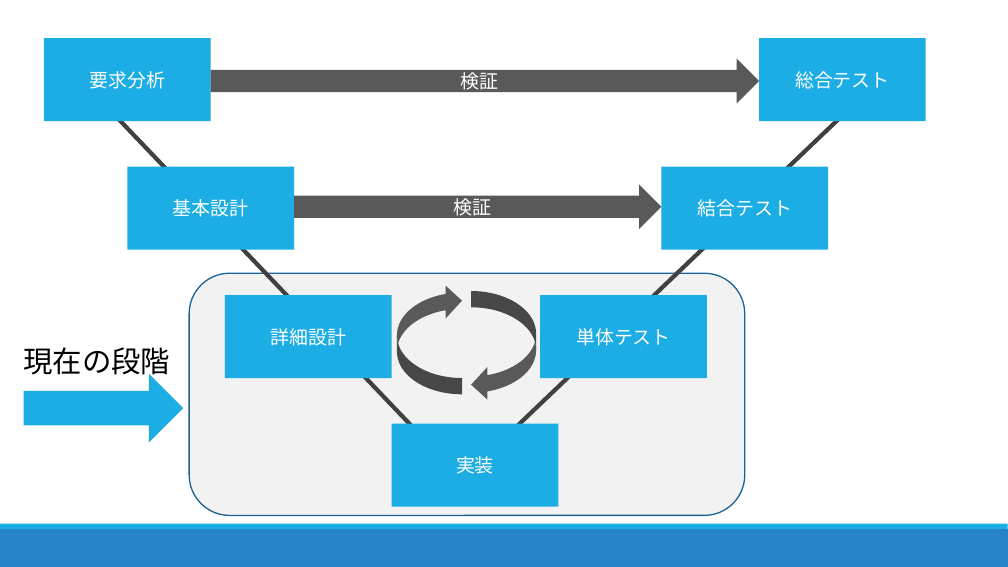
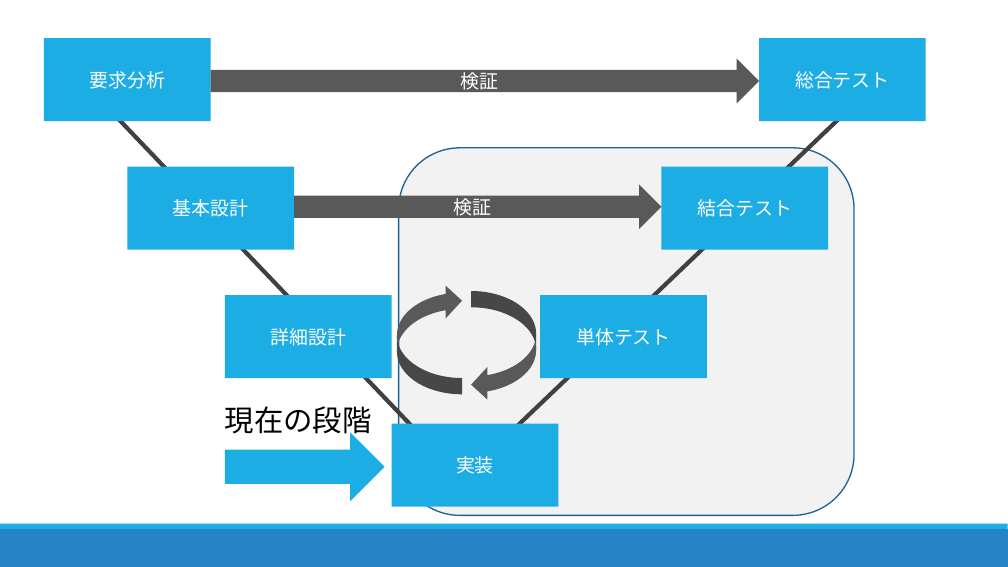
Before and after one commit to DJ956/YoloBarcodeReader, a slide deck: slide 3 of プレゼン/RapidCart20191202.pptx. Drawn at 1008x567 pixels with LibreOffice and Linux fonts; fonts in the diff are those of the drawing. Boxes give left, top, right and bottom in pixels: in the first picture for what was removed or moved away, otherwise in the second. Text is boxed around its words. In the diff, an @@ line names an element or a change of style, - is before the commit and + after.

```diff
--- a/プレゼン/RapidCart20191202.pptx
+++ b/プレゼン/RapidCart20191202.pptx
@@ rounded rectangle: place and size @@
-rounded rectangle at <box>189,273,745,515</box>
+rounded rectangle at <box>399,148,854,516</box>
@@ text "現在の段階": place and size @@
-text "現在の段階" at <box>24,347,171,380</box>
+text "現在の段階" at <box>225,406,372,439</box>
@@ right arrow: place and size @@
-right arrow at <box>23,374,183,442</box>
+right arrow at <box>225,433,385,501</box>
```
Also in this commit, not shown: 2 other slides changed, 2 slides added, 4 slides removed.
